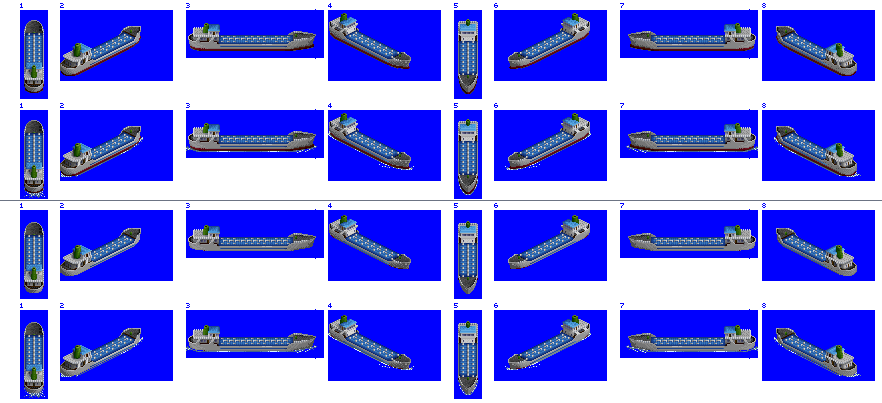
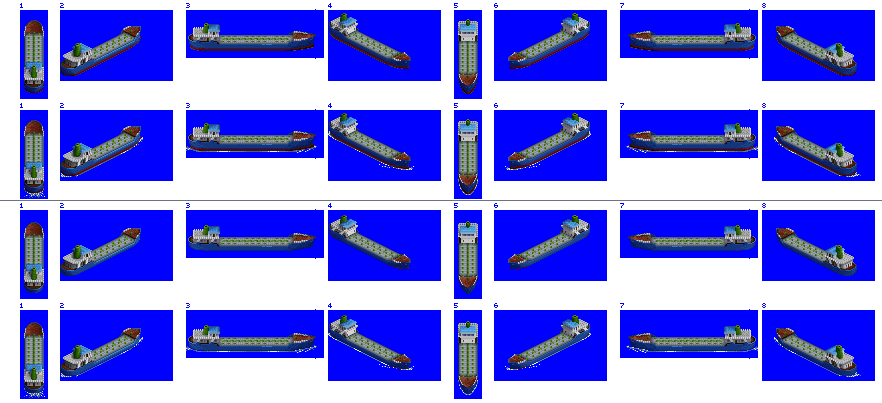
Layers edited between the first and the second 882x403 image:
added layer "Pasted Layer" above "sam tanker" over [24, 20, 857, 394]
